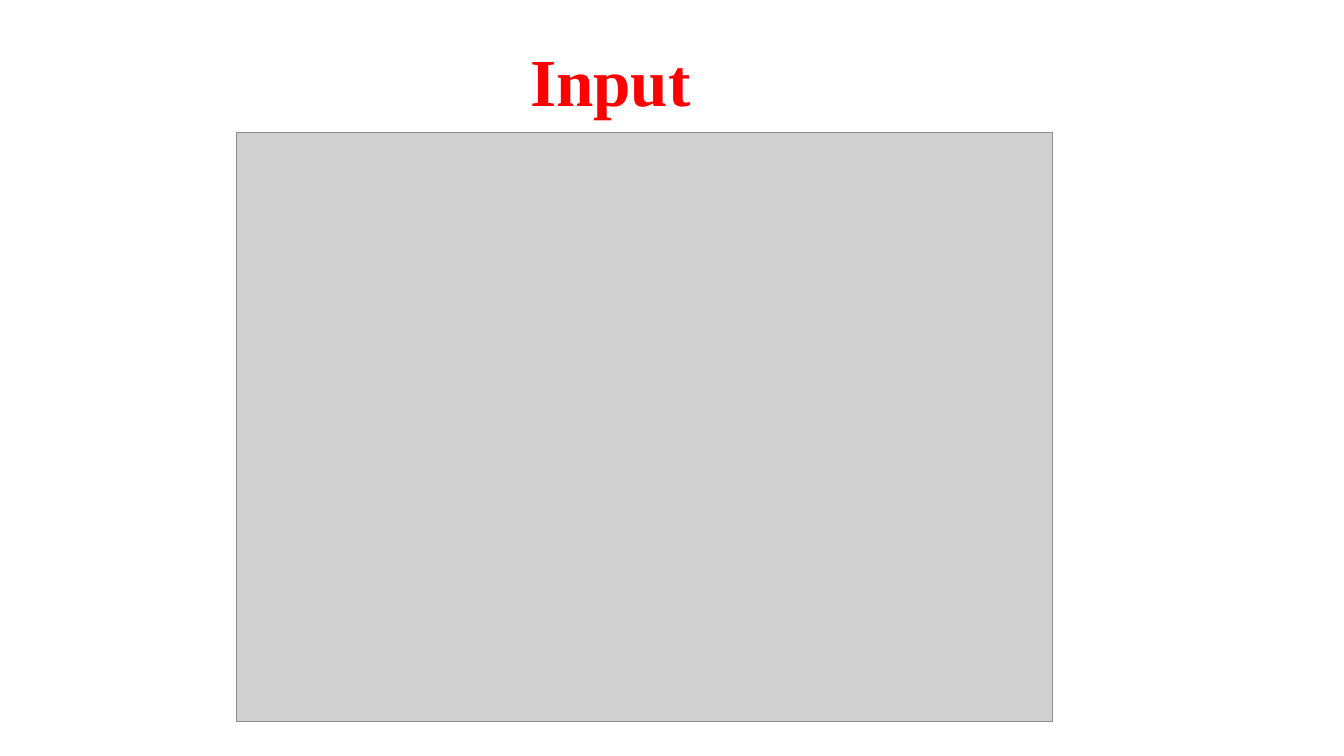
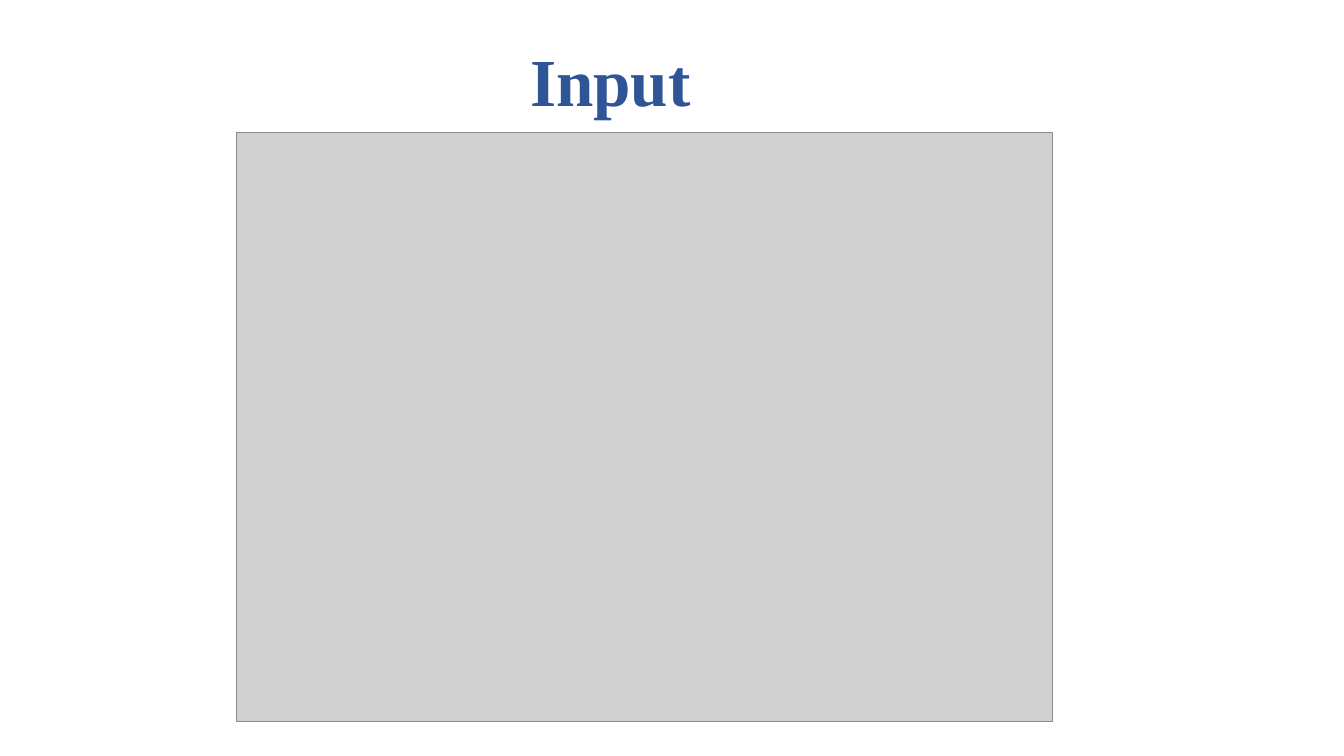
Before and after one commit to Chakrapani2122/Major-Project, a slide deck: slide 11 of Major Project.pptx. Drawn at 1344x756 pixels with LibreOffice and Linux fonts; fonts in the diff are those of the drawing; grey boxes stand for pictures. Boxes give left, top, right and bottom in pixels: in the first picture for what was removed or moved away, otherwise in the second. Text is boxed around its words. In the diff, an @@ line names an element or a change of style, - is before the commit and + after.

```diff
--- a/Major Project.pptx
+++ b/Major Project.pptx
@@ text "Input" at bbox=[530, 62, 691, 119]: text colour #FF0000 to #2F5597 @@
```
Also in this commit, not shown: 5 other slides changed, 1 slide added, 1 slide removed, 15 other files.
